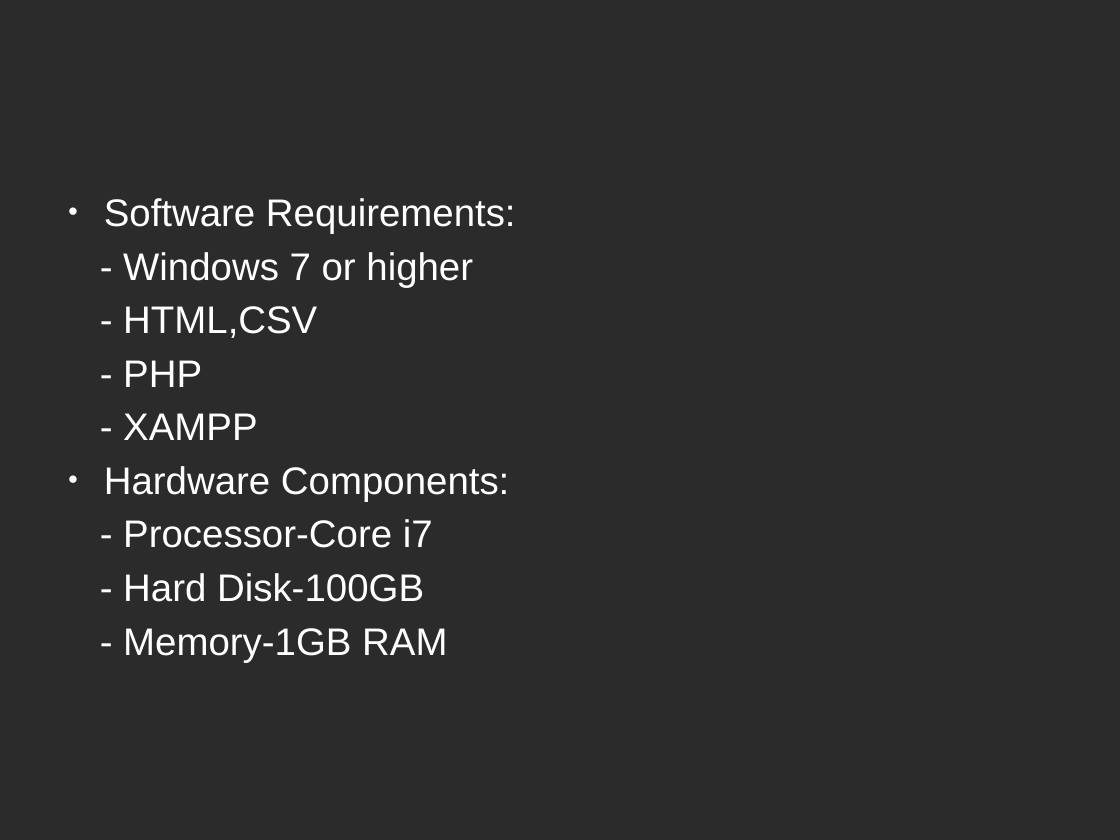
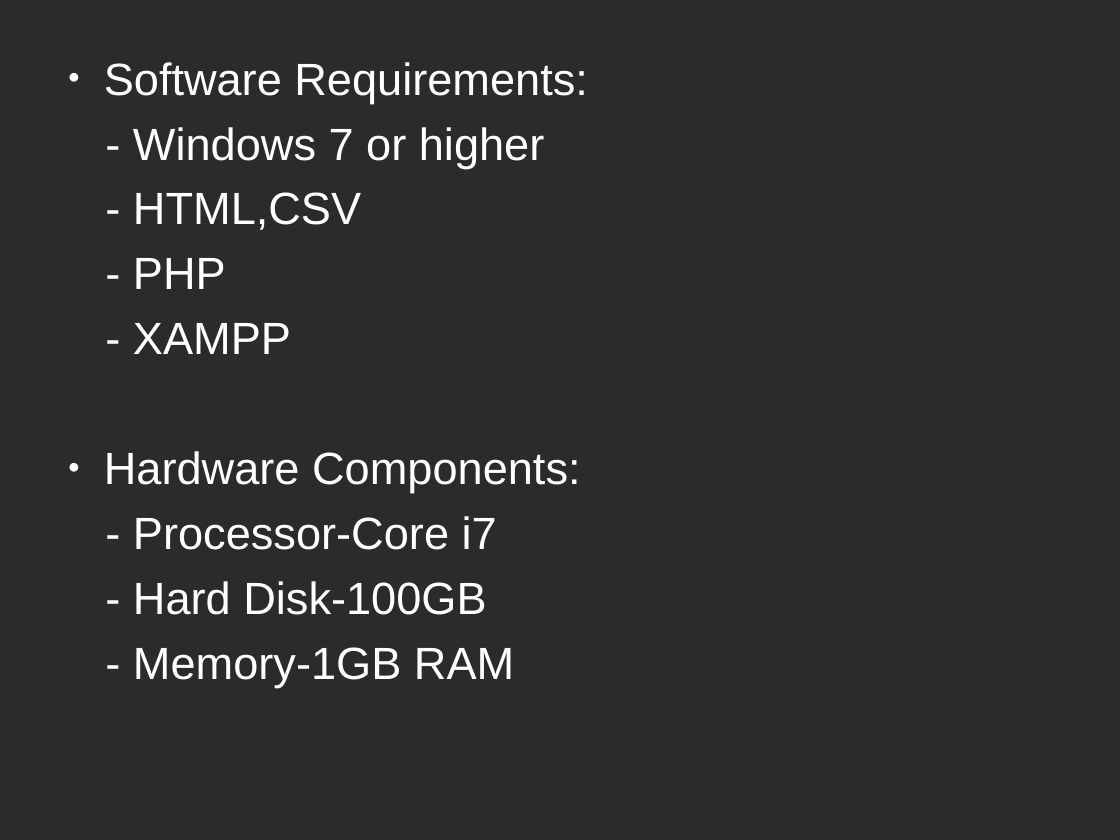
Before and after one commit to sahitya4/Miniproject, a slide deck: slide 4 of miniproject.ppt (slide 5 before the commit). Drawn at 1120x840 pixels with LibreOffice and Linux fonts; fonts in the diff are those of the drawing; background and template pictures are left out; a plain dark background stands for a picture behind light text. Boxes give left, top, right and bottom in pixels: in the first picture for what was removed or moved away, otherwise in the second. Text is boxed around its words. In the diff, an @@ line names an element or a change of style, - is before the commit and + after.

```diff
--- a/miniproject.ppt
+++ b/miniproject.ppt
@@ text "Software Requirements:" moved from (x1=104, y1=198, x2=516, y2=662) to (x1=104, y1=62, x2=588, y2=687) @@
@@ text "Software Requirements:" at (x1=104, y1=62, x2=588, y2=687): size 27.2 to 32 pt; line spacing 0.73 to 0.83 @@
```
Also in this commit, not shown: 10 other slides changed, 1 slide removed.
